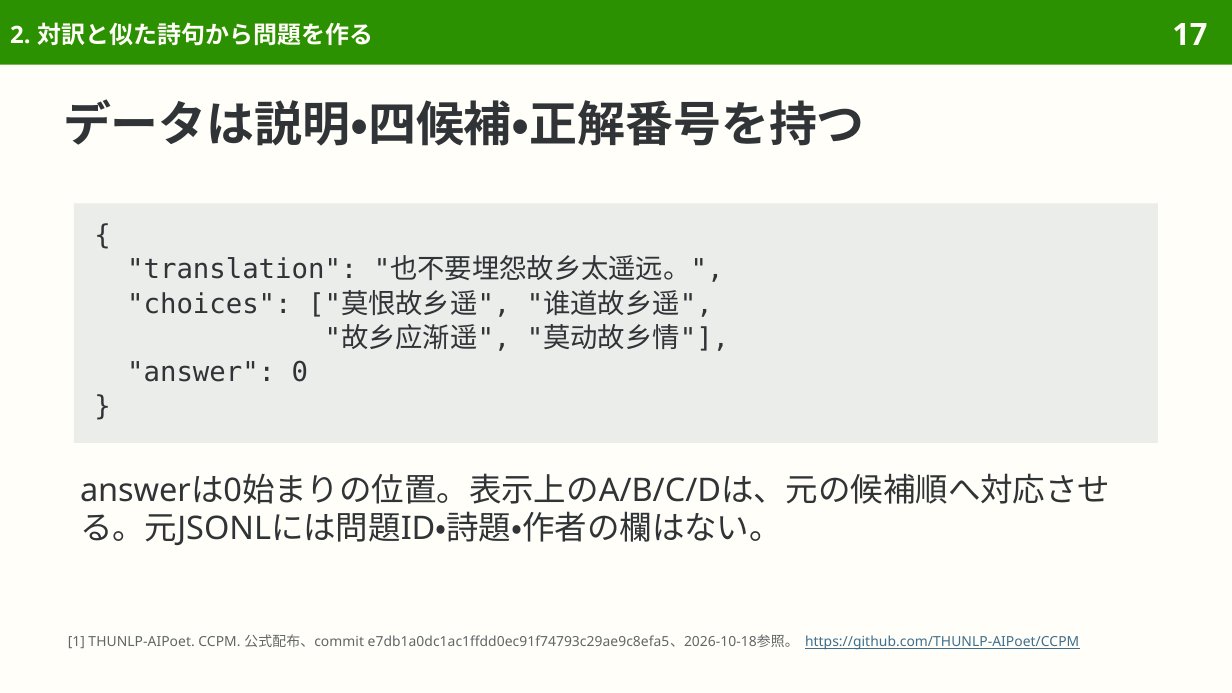
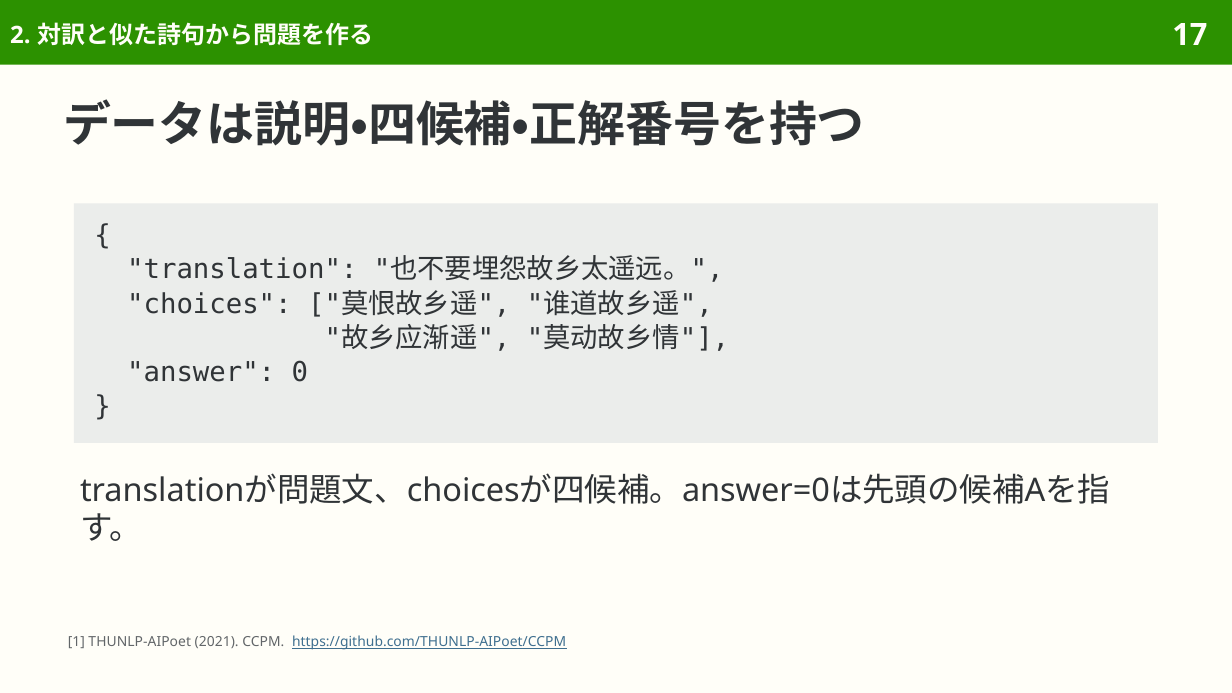
Before and after one commit to sasakiy84/datasets-in-10-minutes, a slide deck: slide 17 of slides/datasets-in-10-minutes-ccpm.pptx. Drawn at 1232x693 pixels with LibreOffice and Linux fonts; fonts in the diff are those of the drawing. Boxes give left, top, right and bottom in pixels: in the first picture for what was removed or moved away, otherwise in the second. Text is boxed around its words. In the diff, an @@ line names an element or a change of style, - is before the commit and + after.

Commit message:
Improve CCPM Japanese translations and reader-focused explanations

```diff
--- a/slides/datasets-in-10-minutes-ccpm.pptx
+++ b/slides/datasets-in-10-minutes-ccpm.pptx
@@ text at [80, 473, 1110, 541]: text changed @@
-answerは0始まりの位置。表示上のA/B/C/Dは、元の候補順へ対応させる。元JSONLには問題ID・詩題・作者の欄はない。
+translationが問題文、choicesが四候補。answer=0は先頭の候補Aを指す。
@@ text at [68, 635, 566, 650]: text changed; text colour #626669 to #3F6F8F @@
-[1] THUNLP-AIPoet. CCPM. 公式配布、commit e7db1a0dc1ac1ffdd0ec91f74793c29ae9c8efa5、2026-10-18参照。 https://github.com/THUNLP-AIPoet/CCPM
+[1] THUNLP-AIPoet (2021). CCPM. https://github.com/THUNLP-AIPoet/CCPM
```
Also in this commit, not shown: 32 other slides changed, 7 slides removed, 33 other files.
